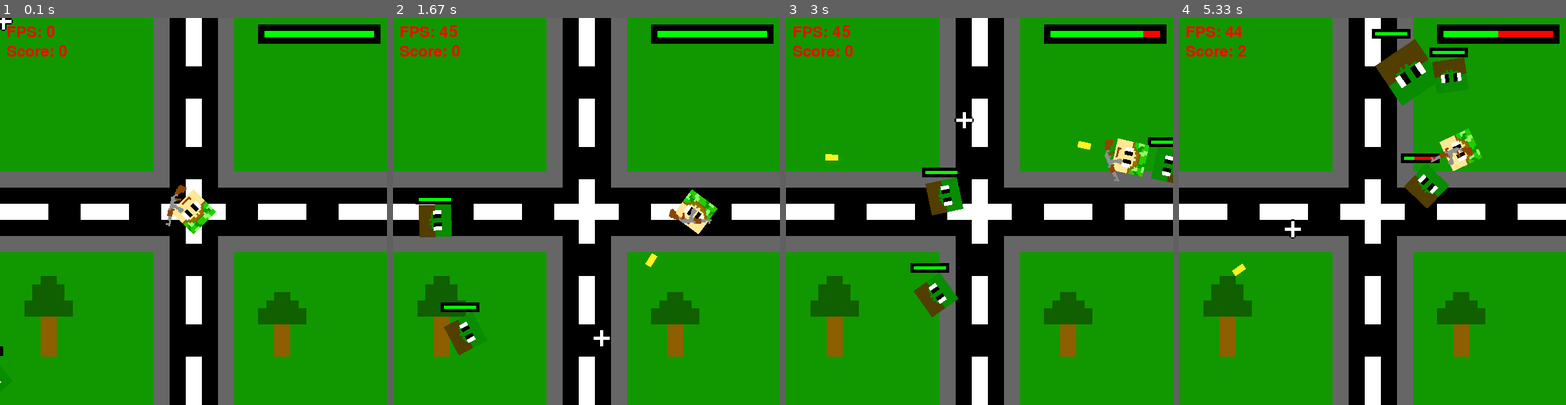
Above: before the commit, frames 1-4 (left to right).
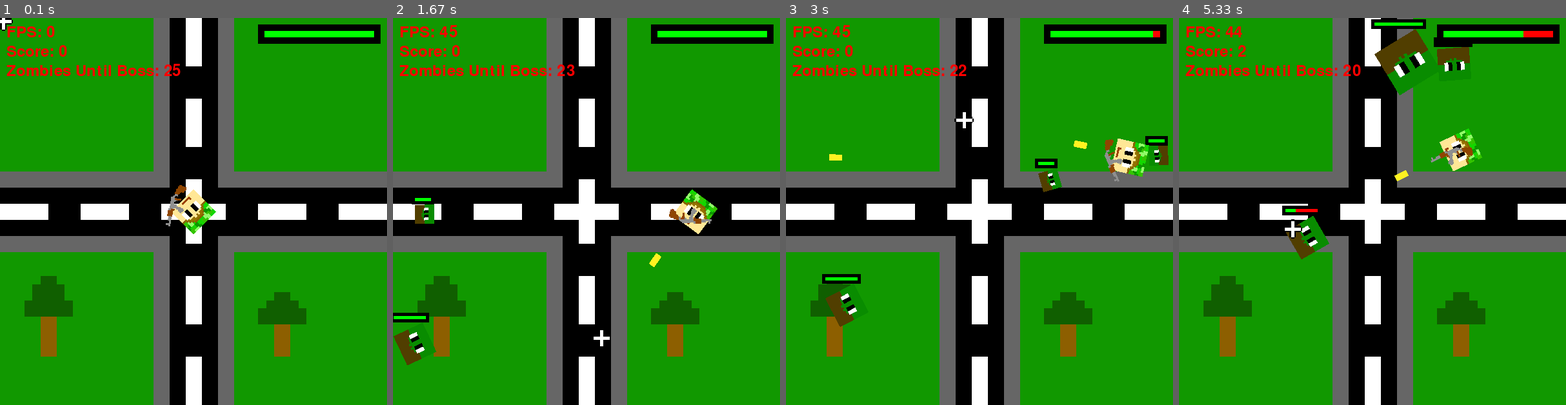
Above: after the commit, the same moments.

Repository: JustAnotherCoder101/Pygame-Shooter
Game: pygame game, started from main.py
Same seed, same stepped clock (60 frames per second), same inputs: the game is played once before the commit and once after it.
Inputs (mouse positions are in pixels of both pictures, inside the frame that each line leads up to):
- Up to frame 1 (0.1 s): no input
- Up to frame 2 (1.67 s): tap 1 at 0.33, 1.65 s; press the mouse at (725, 346) at 0.7 s; move the mouse to (679, 296) at 0.8 s; release the mouse at (632, 246) at 0.93 s; hold Q 1-1.47 s; hold Right 1-1.47 s; click (617, 292) at 1.08 s; hold Right from 1.5 s (still down); click (601, 339) at 1.58 s
- Up to frame 3 (3 s): release Right at 1.97 s; hold Up 2-2.3 s; click (851, 68) at 2.08 s; hold Right 2.33-2.8 s; click (933, 157) at 2.42 s; hold Left from 2.83 s (still down); click (964, 118) at 2.92 s; tap 1 at 2.98 s
- Up to frame 4 (5.33 s): release Left at 3.37 s; hold Down 3.4-3.7 s; click (1519, 68) at 3.48 s; hold Left 3.73-4.13 s; tap Space at 3.8, 4.1, 4.23, 4.97, 5.27 s; click (1310, 87) at 3.82 s; hold Up 4.17-4.53 s; click (1337, 250) at 4.25 s; press the mouse at (1511, 346) at 4.6 s; move the mouse to (1476, 261) at 4.7 s; release the mouse at (1442, 180) at 4.83 s; hold Right from 4.9 s (still down); click (1291, 226) at 4.98 s

The runs differ from the first frame. In frame 1, 0.7% of the frame differs, in the area x 0-47%, y 11-97%; in frame 2, 2.6%; in frame 3, 4.0%; in frame 4, 4.8%, in the area x 1-89%, y 0-67%.

Commit message:
V0.45 - Boss Update
- Added a boss that spawns after a certain amount of normal zombies have spawned.
- The Boss is bigger, has more health but is really slow.
- Also added firing by holding the mouse

Diff:
--- a/main.py
+++ b/main.py
@@ -77,14 +77,19 @@
 
 
 class Zombie(pygame.sprite.Sprite):
-  def __init__(self, player_rect):
+  def __init__(self, player_rect,IS_Boss):
       super().__init__()
       global score
       score = 0
 
-      self.num = random.randint(1,4)
-      if self.num == 4:
+      self.Is_Boss = IS_Boss
+
+
+      self.num = random.randint(1,5)
+      if self.num == 5 or self.num == 4:
         self.type = "Big Zombie"
+      elif self.num == 3:
+        self.type = "Small Zombie"
       else:
         self.type = "Zombie"
 
@@ -94,14 +99,35 @@
         self.size = 75
         self.speed = random.randint(2, 5) / 2
         self.damage = 10
-        self.score = 2
+        self.score = 3
+        self.Bar_Length = 75
+
+      elif self.type == "Small Zombie":
+          self.health = 66
+          self.max_health = 66
+          self.size = 30
+          self.speed = random.randint(8, 14) / 2
+          self.damage = 3
+          self.score = 1
+          self.Bar_Length = 25
       else:
         self.health = 100
         self.max_health = 100
         self.size = 50
-        self.speed = random.randint(4, 8) / 2
+        self.speed = random.randint(3, 7) / 2
         self.damage = 5
-        self.score = 1
+        self.score = 2
+        self.Bar_Length = 50
+
+      if self.Is_Boss:
+        self.health = 600
+        self.max_health = 600
+        self.size = 180
+        self.speed = 1
+        self.damage = 20
+        self.score = 50
+        self.Bar_Length = 150
+
 
       self.attacking = False
       self.original_image = pygame.image.load("Assets/Zombie.png")
@@ -148,12 +174,16 @@
       self.draw_health()
 
   def draw_health(self):
-      health_bar_length = 50
-      health = (self.health / self.max_health) * health_bar_length
-
-      pygame.draw.rect(window, (0, 0, 0), (self.rect.x-5, self.rect.y - 15, health_bar_length+10, 15))
-      pygame.draw.rect(window, (255, 0, 0), (self.rect.x, self.rect.y - 10, health_bar_length, 5))
+      health = (self.health / self.max_health) * self.Bar_Length
+
+      pygame.draw.rect(window, (0, 0, 0), (self.rect.x-5, self.rect.y - 15, self.Bar_Length+10, 15))
+      pygame.draw.rect(window, (255, 0, 0), (self.rect.x, self.rect.y - 10, self.Bar_Length, 5))
       pygame.draw.rect(window, (0, 255, 0), (self.rect.x, self.rect.y - 10, health, 5))
+      if self.Is_Boss:
+        TEXT = font.render("BOSS", True, (205, 50, 50))
+        TEXT2 = font.render("BOSS", True, (255, 0, 0))
+        window.blit(TEXT, (self.rect.x - 15, self.rect.y - 30))
+        window.blit(TEXT2, (self.rect.x - 10, self.rect.y - 35))
   def take_damage(self, damage):
       self.health -= damage
       if self.health <= 0:
@@ -216,10 +246,15 @@
 
 ZombieSpawnTimer = 0
 
+IS_BOSS = False
+BOSS_Count = [0,25]
+
+
 Health = 100
 MaxHealth = 100
 canAttack = 0
-
+canZOMBIESPAWN=False
+BUTTON_DOWN = False
 os.system("clear")
 print('''    CONTROLS
   WASD keys or arrow keys to move
@@ -233,9 +268,12 @@
       running = False
     if event.type == pygame.MOUSEBUTTONDOWN:
       if event.button == 1:  # Left mouse button
-        new_projectile = Projectile(PLAYER.rect.centerx, PLAYER.rect.centery,
-                                    *pygame.mouse.get_pos(),DAMAGE)
-        Bullets.add(new_projectile)
+        BUTTON_DOWN = True
+    if event.type == pygame.MOUSEBUTTONUP:
+      if event.button == 1:  # Left mouse button
+        BUTTON_DOWN = False
+
+
 
   # Check for continuous key presses
   keys = pygame.key.get_pressed()
@@ -249,7 +287,7 @@
     PLAYER.rect.x -= SPEED  # Move player left
   if keys[pygame.K_d] or keys[pygame.K_RIGHT]:
     PLAYER.rect.x += SPEED  # Move player right
-  if keys[pygame.K_SPACE]:
+  if keys[pygame.K_SPACE] or BUTTON_DOWN:
     FIRING = True
     if cooldown < 1:
       new_projectile = Projectile(PLAYER.rect.centerx, PLAYER.rect.centery,
@@ -259,14 +297,22 @@
   else:
     FIRING = False
   cooldown -= 1
-
-  if ZombieSpawnTimer < 1:
-    if len(Zombies) < 4:
-      new_zombie = Zombie(PLAYER.rect)
-      Zombies.add(new_zombie)
-      ZombieSpawnTimer = random.randint(30, 60)
-  else:
-    ZombieSpawnTimer -= 1
+  if canZOMBIESPAWN:
+
+    if ZombieSpawnTimer < 1:
+      if len(Zombies) < 4:
+        new_zombie = Zombie(PLAYER.rect,IS_BOSS)
+        Zombies.add(new_zombie)
+        ZombieSpawnTimer = random.randint(30, 60)
+        BOSS_Count[0] += 1
+        if BOSS_Count[0] == BOSS_Count[1] :
+          IS_BOSS = True
+          BOSS_Count[0] = 0
+          BOSS_Count[1] *=2
+        else:
+          IS_BOSS = False
+    else:
+      ZombieSpawnTimer -= 1
 
 
   MousePos = pygame.mouse.get_pos()
@@ -286,6 +332,10 @@
               SCORE += zombie.score
           zombie.take_damage(bullet.damage)
 
+  if keys[pygame.K_q]:
+    canAttack = 20
+  if keys[pygame.K_1]:
+    canZOMBIESPAWN = True
   attacked = 0
   for zombie in Zombies:
     if zombie.attacking and canAttack < 0:
@@ -300,8 +350,6 @@
 
 
 
-  # Fill with white color
-  window.fill((255, 255, 255))
   window.blit(BACKGROUND,(0,0))
   Zombies.update(PLAYER.rect,PLAYER.rect.centerx,PLAYER.rect.centery)
   Players.draw(window)
@@ -312,8 +360,10 @@
   fps = int(clock.get_fps())
   fps_text = font.render(f"FPS: {fps}", True, (255, 0, 0))
   score_text = font.render(f"Score: {SCORE}", True, (255, 0, 0))
+  BOSS_text = font.render(f"Zombies Until Boss: {BOSS_Count[1]- BOSS_Count[0]}", True, (255, 0, 0))
   window.blit(score_text, (10, 40))
-  window.blit(fps_text, (10, 10))  # Display FPS in the top left corner
+  window.blit(fps_text, (10, 10))
+  window.blit(BOSS_text, (10, 70))
   window.blit(Crosshair, (MousePos[0] - 15, MousePos[1] - 15))
 
   pygame.draw.rect(window, (0, 0, 0), (400, 10, 190, 30))
@@ -325,6 +375,7 @@
     running = False
 
   pygame.display.update()
+
   clock.tick(45)
 pygame.quit()
 
